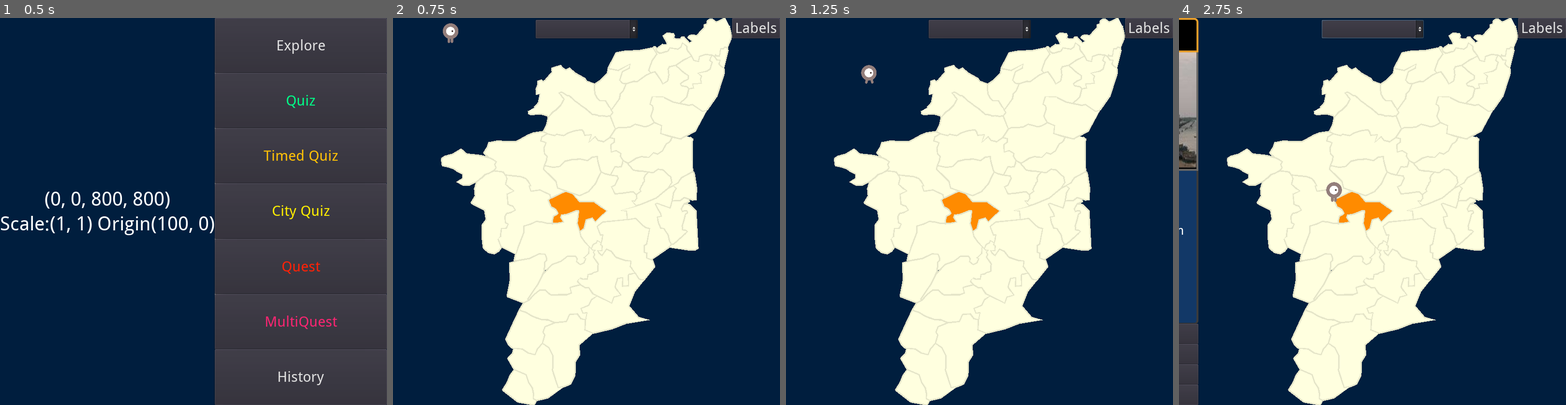
Above: before the commit, frames 1-4 (left to right).
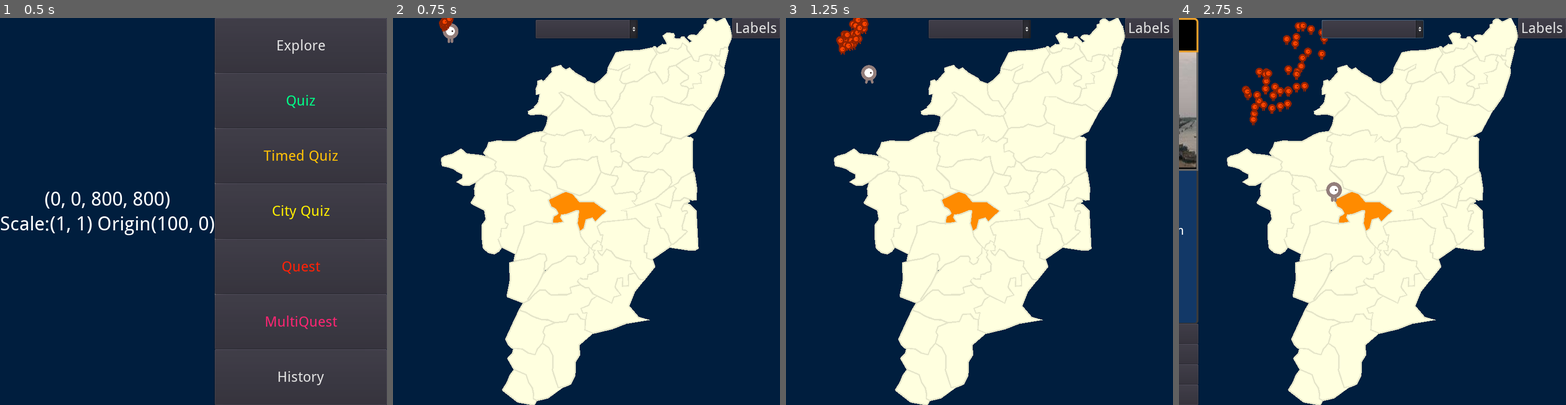
Above: after the commit, the same moments.

Repository: sharun-s/godot-tn
Game: Godot game, scene res://Node2D.tscn
The game is run twice, just before and just after one commit, with the same random seed, the same clock (stepped at 60 frames per second) and the same inputs.
Inputs (mouse positions are in pixels of both pictures, inside the frame that each line leads up to):
- Up to frame 1 (0.5 s): no input
- Up to frame 2 (0.75 s): click "Explore" at 0.5 s
- Up to frame 3 (1.25 s): no input
- Up to frame 4 (2.75 s): click (1372, 29) at 1.25 s; tap Enter at 2 s; drag from (1418, 168) to (1298, 134) at 2.02 s

Frame 1 is identical in both runs. In frame 2, less than 0.1% of the frame differs, in the area x 11-16%, y 0-4%; in frame 3, 0.4%; in frame 4, 1.2%, in the area x 16-39%, y 1-28%.

Commit message:
minion movement in explore mode

Diff:
--- a/Node2D.tscn
+++ b/Node2D.tscn
@@ -367,7 +367,7 @@
 [node name="QuizTimer" type="Timer" parent="."]
 
 [node name="PTimer" type="Timer" parent="."]
-wait_time = 2.0
+wait_time = 5.0
 
 [node name="Districts" parent="." instance=ExtResource( 8 )]
 
--- a/TN.gd
+++ b/TN.gd
@@ -147,6 +147,37 @@
 #		for j in neighbours('Districts/'+i):
 #			printraw('"',j,'",')
 #		print('],')
+
+func _on_TN_ready():
+	#$HUD/HistoryControl.rect_scale=Vector2(1/scale.x, 1/scale.y)
+	uiScore=get_node("HUD/Top/R1/Score")
+	CD=$Districts/ClickDetector
+	for dx in CD.get_children():
+		dx.set_meta('color',deselect_color)
+		dx.set_meta('labelcolor',labelcolor_off)
+		dx.set_meta('labelbgcolor',labelcolor_off)
+		dx.set_meta('labelbarcolor',labelcolor_off)
+		add_label(dx.name, CD.position+dx.position, 'testlabels')
+	get_tree().call_group("allcities","hide")
+	print('click map shape count', Physics2DServer.area_get_shape_count($Districts/ClickDetector.get_rid()))
+	get_tree().call_group("testlabels","hide")
+	$Label.rect_position=-1*transform.origin
+	$Label.rect_scale = Vector2(400/$Label.rect_size.x, 800/$Label.rect_size.y)
+	$Label["custom_colors/font_color"]="#42006680"#$HistoryAnimator.bcolor.lightened(.5)
+	#debug prints cities per district, district history etc
+	#for dt in d.keys():
+	#	print(dt, get_history(dt))
+	#	print( dt, len(get_tree().get_nodes_in_group(dt)))
+var minion_count=40
+func _on_PTimer_timeout():
+	for i in minion_count:
+		var ss=get_node('ss'+str(i))
+		if rng.randi_range(0,1) == 1:
+			ss.modulate=Color(randf(), randf(),.7)
+			var randidx=rng.randi_range(0,len($Cities.Cities)-1)
+			ss.goto($Cities.Cities[randidx].position)
+		else:
+			ss.modulate=Color.orange
 
 var dneighbours={
 Ariyalur=["Cuddalore","Perumbalur","Thanjavur","Tiruchirapalli",],
@@ -708,30 +739,6 @@
 				labelpos[x.get_child(1).text]=x.transform.origin+x.get_child(1).rect_position
 				x.queue_free()
 
-func _on_TN_ready():
-	#$HUD/HistoryControl.rect_scale=Vector2(1/scale.x, 1/scale.y)
-	uiScore=get_node("HUD/Top/R1/Score")
-	CD=$Districts/ClickDetector
-	for dx in CD.get_children():
-		dx.set_meta('color',deselect_color)
-		dx.set_meta('labelcolor',labelcolor_off)
-		dx.set_meta('labelbgcolor',labelcolor_off)
-		dx.set_meta('labelbarcolor',labelcolor_off)
-		add_label(dx.name, CD.position+dx.position, 'testlabels')
-	get_tree().call_group("allcities","hide")
-	print('click map shape count', Physics2DServer.area_get_shape_count($Districts/ClickDetector.get_rid()))
-	get_tree().call_group("testlabels","hide")
-	$Label.rect_position=-1*transform.origin
-	$Label.rect_scale = Vector2(400/$Label.rect_size.x, 800/$Label.rect_size.y)
-	$Label["custom_colors/font_color"]="#42006680"#$HistoryAnimator.bcolor.lightened(.5)
-
-
-
-	#debug prints cities per district, district history etc
-	#for dt in d.keys():
-	#	print(dt, get_history(dt))
-	#	print( dt, len(get_tree().get_nodes_in_group(dt)))
-
 func enableui():
 	$HUD/StartScreen.show()
 	#$HUD/TopRight/Labels.hide()
@@ -1134,7 +1141,6 @@
 		get_tree().set_group("dlabels","visible",false)
 	$HUD/QMenu.show()
 
-
 func _on_Explore_pressed():
 	$Gopal.show()
 	calculate_lable_layout()
@@ -1146,21 +1152,28 @@
 	#gen_dneighbours()
 	gotoDistrict()
 	# multiplayer test
-#	for i in 10:
-#		var sss=P.instance()
-#		sss.scale=Vector2(0.3,0.3)
-#		sss.speed=250
-#		sss.name='ss'+str(i)
-#		randstartidx=rng.randi_range(0,CD.get_child_count()-1)
-#		#sss.place_at(CD.position + CD.get_child(randstartidx).position)
-#		add_child(sss)
-#		sss.goto(CD.position + CD.get_child(randstartidx).position)
-#	$PTimer.start()
+	for i in minion_count:
+		var sss=P.instance()
+		sss.scale=Vector2(0.3,0.3)
+		sss.speed=rng.randi_range(60, 100)
+		sss.monitorable=false
+		sss.monitoring=false
+		sss.input_pickable=false
+		sss.modulate=Color.orangered
+		sss.name='ss'+str(i)
+		randstartidx=rng.randi_range(0,len($Cities.Cities)-1)#get_child_count()-1)
+		#sss.place_at(CD.position + CD.get_child(randstartidx).position)
+		add_child(sss)
+		sss.goto($Cities.Cities[randstartidx].position)
+	$PTimer.start()
 
 
 func _on_infobox_exit():
 	$HUD/Grid.clear_infobox_cities()
 	$Cities.clear()
+	for i in get_children():
+		if i.name.begins_with('ss'):
+			i.queue_free()
 	$PTimer.stop()
 	game_over()
 
@@ -1269,8 +1282,3 @@
 		city.position = Vector2(citypos.x*ib.x/pb.size.x, citypos.y * ib.y/pb.size.y)
 		city.z_index=3
 		$HUD/Grid/VBoxContainer/PanelContainer.add_child(city)
-
-func _on_PTimer_timeout():
-	var ss=get_node('ss'+str(rng.randi_range(0,9)))
-	var randidx=rng.randi_range(0,CD.get_child_count()-1)
-	ss.goto(CD.position + CD.get_child(randidx).position)
